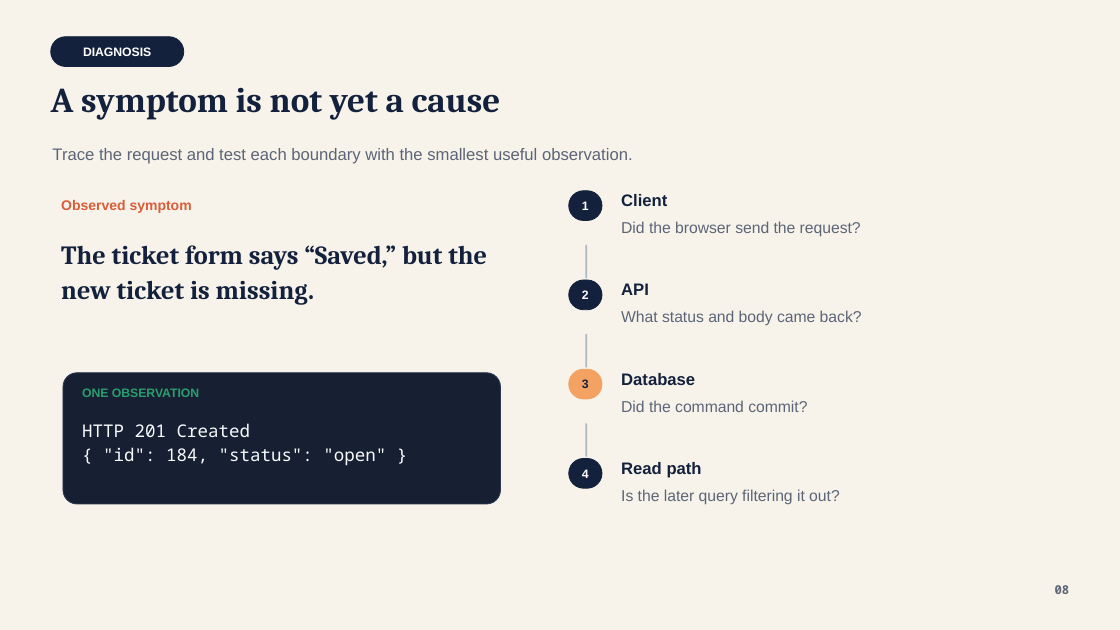
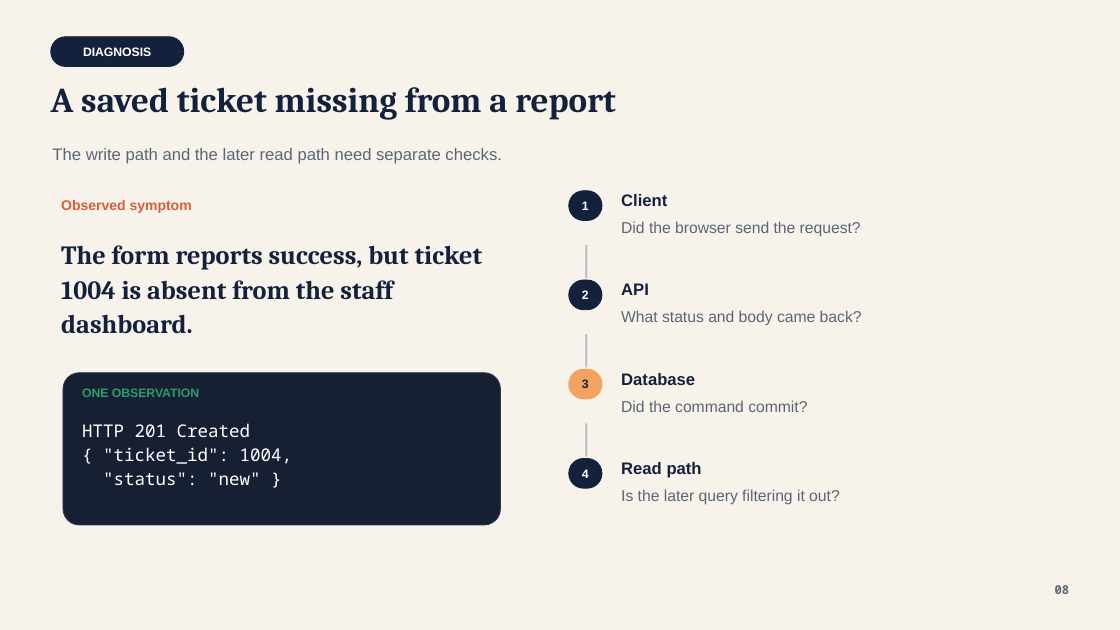
Before and after one commit to lolusername/CST4714_DB_admin, a slide deck: slide 8 of week_01/week_01_responsibility_relational_thinking.pptx. Drawn at 1120x630 pixels with LibreOffice and Linux fonts; fonts in the diff are those of the drawing. Boxes give left, top, right and bottom in pixels: in the first picture for what was removed or moved away, otherwise in the second. Text is boxed around its words. In the diff, an @@ line names an element or a change of style, - is before the commit and + after.

Commit message:
Teach Week 1 through a tested missing-request case

```diff
--- a/week_01/week_01_responsibility_relational_thinking.pptx
+++ b/week_01/week_01_responsibility_relational_thinking.pptx
@@ text at (x1=51, y1=87, x2=616, y2=120): text changed @@
-A symptom is not yet a cause
+A saved ticket missing from a report
@@ text at (x1=52, y1=148, x2=501, y2=164): text changed @@
-Trace the request and test each boundary with the smallest useful observation.
+The write path and the later read path need separate checks.
@@ text at (x1=61, y1=245, x2=483, y2=334): text changed @@
-The ticket form says “Saved,” but the new ticket is missing.
+The form reports success, but ticket 1004 is absent from the staff dashboard.
@@ rounded rectangle resized from (x1=63, y1=373, x2=501, y2=504) to (x1=63, y1=373, x2=501, y2=525) @@
@@ text at (x1=103, y1=447, x2=292, y2=485): text changed; text colour #F8FAFC to #FFFFFF @@
-{ "id": 184, "status": "open" }
+{ "ticket_id": 1004,
+"status": "new" }
```
Also in this commit, not shown: 14 other slides changed, 1 slide added, 1 slide removed, 4 other files.
